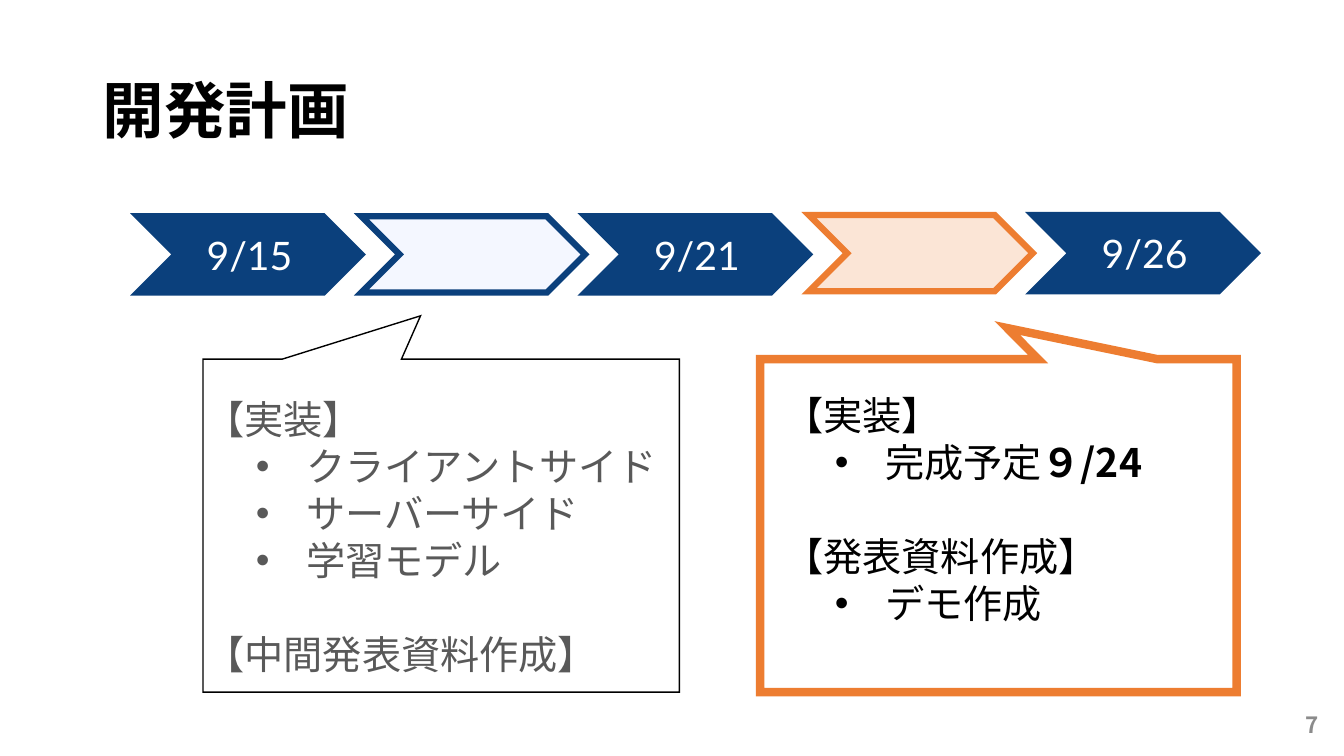
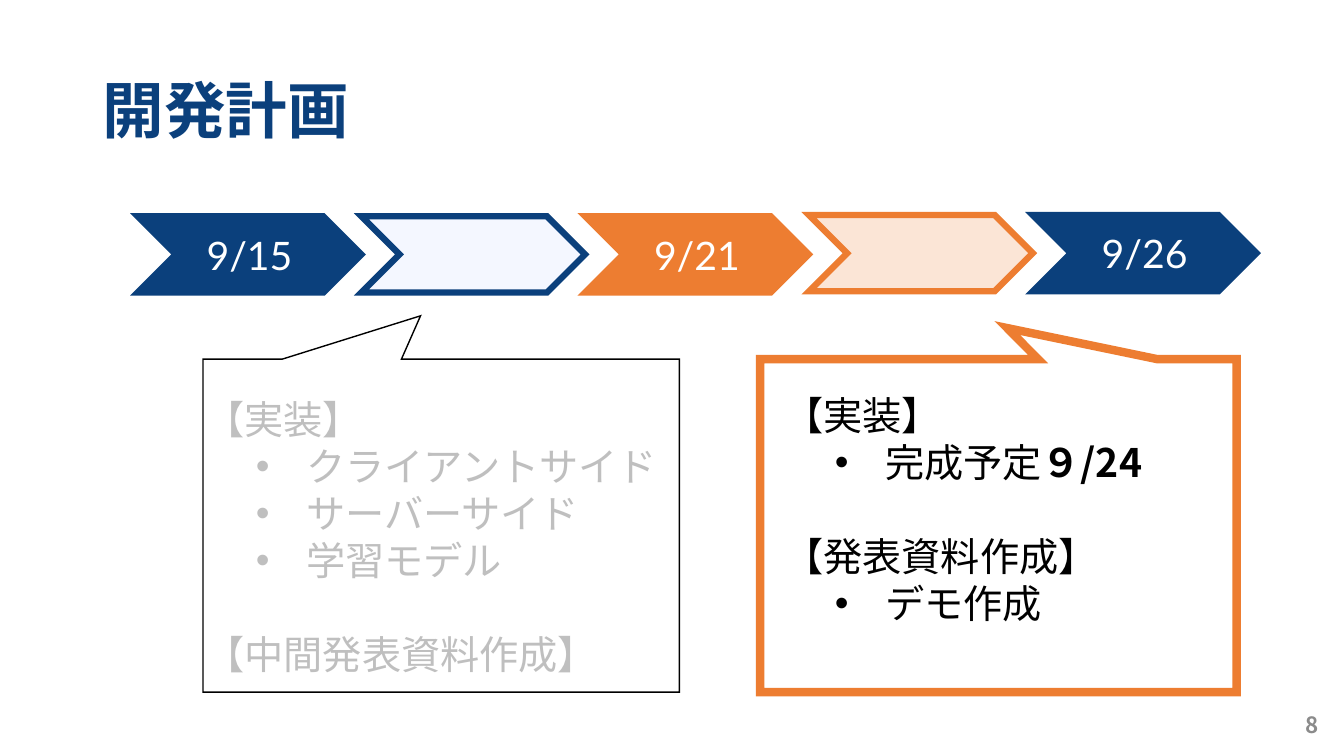
Before and after one commit to kut-info-ase-2017/group4-smzl, a slide deck: slide 8 of doc/SMZL_中間発表.pptx (slide 7 before the commit). Drawn at 1344x756 pixels with LibreOffice and Linux fonts; fonts in the diff are those of the drawing. Boxes give left, top, right and bottom in pixels: in the first picture for what was removed or moved away, otherwise in the second. Text is boxed around its words. In the diff, an @@ line names an element or a change of style, - is before the commit and + after.

Commit message:
中間発表_最終盤

```diff
--- a/doc/SMZL_中間発表.pptx
+++ b/doc/SMZL_中間発表.pptx
@@ title "開発計画" at [102,81,348,139]: text colour #000000 to #0B407C @@
@@ chevron "9/21" at [585,217,809,293]: fill #0B407C to #ED7D31; outline #0B407C 4.5 pt to #ED7D31 4.5 pt @@
@@ text "【実装】" at [205,401,657,672]: text colour #595959 to #BFBFBF @@
@@ page number at [1306,716,1319,733]: text changed @@
-7
+8
```
Also in this commit, not shown: 6 other slides changed, 2 slides added.
